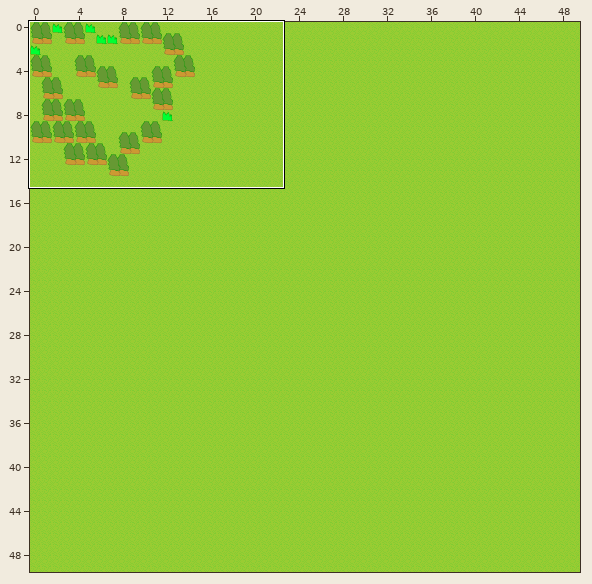
One commit to this Tiled map: Game/public_html/data/homeland.tmx. Above: a wide view before the commit, with the close-up outlined.
Close-up. First the earlier version:
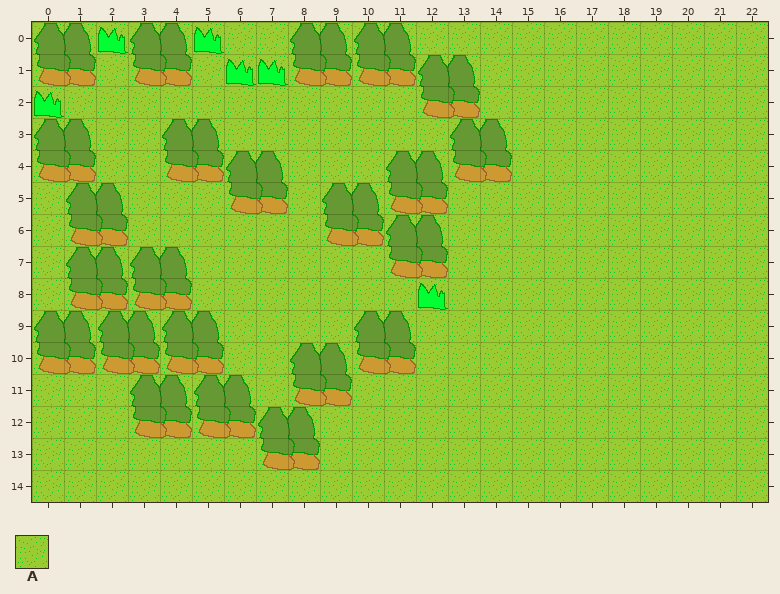
Cells are 32x32 px. Shown: x 0..22, y 0..14.
Key: from "tiles": A 1.
_ is an empty cell.
Layers that did not change in this view are not listed.
Layer "ground" before, first column x 0:
 0 AAAAAAAAAAAAAAAAAAAAAAA
 1 AAAAAAAAAAAAAAAAAAAAAAA
 2 AAAAAAAAAAAAAAAAAAAAAAA
 3 AAAAAAAAAAAAAAAAAAAAAAA
 4 AAAAAAAAAAAAAAAAAAAAAAA
 5 AAAAAAAAAAAAAAAAAAAAAAA
 6 AAAAAAAAAAAAAAAAAAAAAAA
 7 AAAAAAAAAAAAAAAAAAAAAAA
 8 AAAAAAAAAAAAAAAAAAAAAAA
 9 AAAAAAAAAAAAAAAAAAAAAAA
10 AAAAAAAAAAAAAAAAAAAAAAA
11 AAAAAAAAAAAAAAAAAAAAAAA
12 AAAAAAAAAAAAAAAAAAAAAAA
13 AAAAAAAAAAAAAAAAAAAAAAA
14 AAAAAAAAAAAAAAAAAAAAAAA
After:
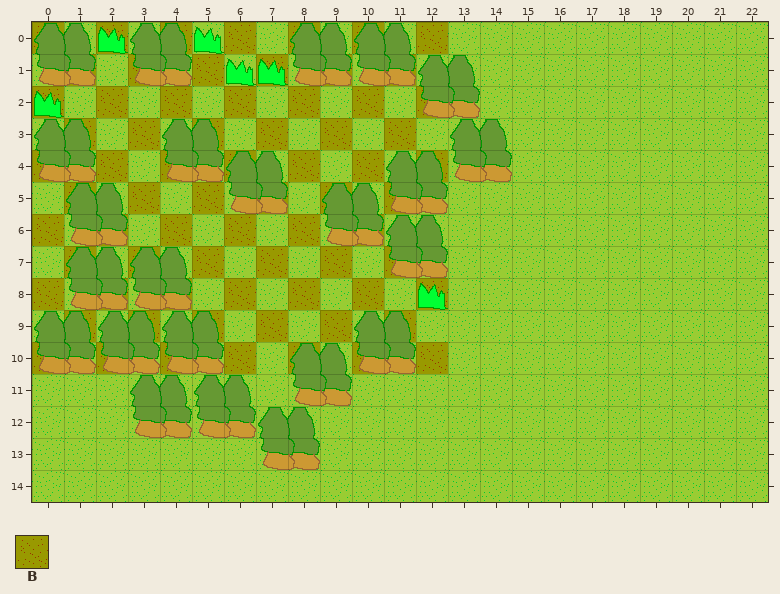
Further tiles: from "tiles": B 2.
Diff:
Changed rows in their new state; . is an unchanged cell.
Layer "ground":
first column x 0:
 0 B.B.B.B.B.B.B
 1 .B.B.B.B.B.B.
 2 B.B.B.B.B.B.B
 3 .B.B.B.B.B.B.
 4 B.B.B.B.B.B.B
 5 .B.B.B.B.B.B.
 6 B.B.B.B.B.B..
 7 .B.B.B.B.B.B.
 8 B.B.B.B.B.B.B
 9 .B.B.B.B.B.B.
10 B.B.B.B.B.B.B
Where, in picture pixels (left, top, right, bottom), the same in both close-ups:
changed: (32, 22, 448, 374)
